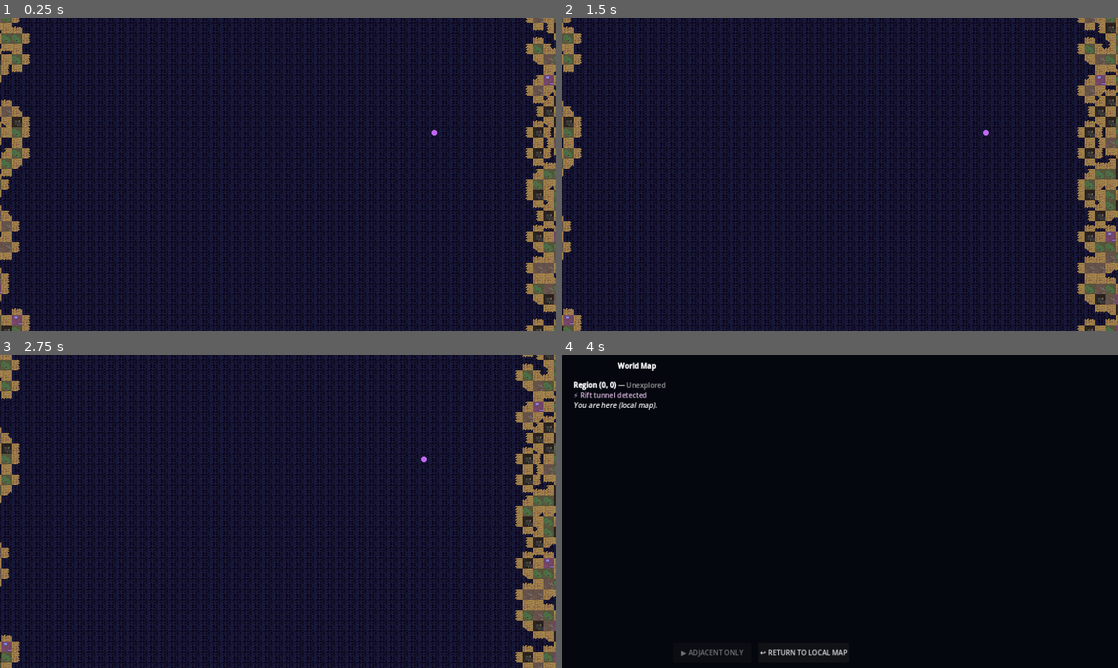
Above: before the commit, frames 1-4 (two rows, left to right).
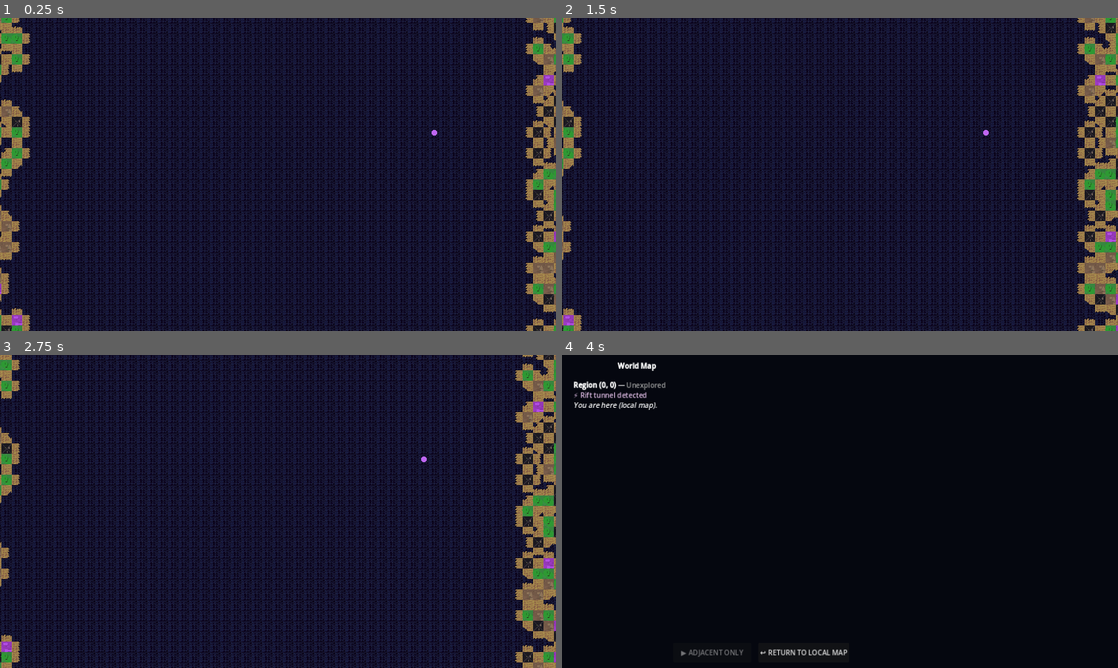
Above: after the commit, the same moments.

Repository: AhmiDarrow/FallenEarth
Game: Godot game, scene res://scenes/HubWorld.tscn
The game is run twice, just before and just after one commit, with the same random seed, the same clock (stepped at 60 frames per second) and the same inputs. This scene is started directly instead of the project's main scene.
Inputs (mouse positions are in pixels of both pictures, inside the frame that each line leads up to):
- Up to frame 1 (0.25 s): no input
- Up to frame 2 (1.5 s): tap Enter at 0.5 s; move the mouse to (962, 158) at 0.52 s; hold Right 0.53-1.25 s; tap M at 0.6 s; click (962, 158) at 0.67 s; tap Space at 0.77 s; click "↩ RETURN TO LOCAL MAP" at 1.25 s
- Up to frame 3 (2.75 s): tap Space at 2, 2.27 s; move the mouse to (166, 527) at 2.02 s; hold Down from 2.03 s (still down); tap Enter at 2.1 s
- Up to frame 4 (4 s): tap Enter at 2.75, 3.6 s; move the mouse to (895, 442) at 2.77 s; release Down at 2.78 s; hold Right 2.78-3.53 s; tap M at 2.85 s; tap Space at 3.5, 3.77 s; move the mouse to (812, 574) at 3.52 s; hold Up from 3.53 s (still down); click (812, 574) at 3.67 s

The runs differ from the first frame. In frame 1, 1.3% of the frame differs, in the area x 0-100%, y 0-100%; in frame 2, 1.7%; in frame 3, 1.7%; in frame 4, nothing differs.

Commit message:
fix: dramatic terrain colors + debug output for tile/mob rendering
- ProceduralTile: BLOCKED=dark black, DEBRIS=brown, VEGETATION=bright green, RIFT_SCAR=purple — impossible to miss
- ProceduralTile: bold X pattern on blocked, big green circles on vegetation
- LocalMapRenderer: debug output showing terrain byte counts per chunk and map_data size
- HubWorld: markers z_index=100, marker layer z_index=50

Diff:
--- a/scripts/LocalMapRenderer.gd
+++ b/scripts/LocalMapRenderer.gd
@@ -17,6 +17,10 @@
 
 func configure(map_data: Dictionary) -> void:
 	_map_data = map_data.duplicate(true)
+	var terrain: PackedByteArray = _map_data.get("terrain", PackedByteArray())
+	print("[LocalMapRenderer] configure: map size=%d, terrain bytes=%d" % [
+		_map_data.get("size", 0), terrain.size()
+	])
 	_clear_all_chunks()
 
 
@@ -81,11 +85,13 @@
 	var cells: Dictionary = {}
 	var start_x := cx * CHUNK_CELLS
 	var start_y := cy * CHUNK_CELLS
+	var terrain_counts := {0: 0, 1: 0, 2: 0, 3: 0, 4: 0}
 	for dy in CHUNK_CELLS:
 		for dx in CHUNK_CELLS:
 			var x := start_x + dx
 			var y := start_y + dy
 			var terrain: int = LocalMapGen.get_terrain(_map_data, x, y)
+			terrain_counts[terrain] = terrain_counts.get(terrain, 0) + 1
 			var local_key := LocalMapGen.local_key(x, y)
 
 			# Build tile data with correct biome + terrain type
@@ -119,6 +125,10 @@
 			cells[local_key] = pt
 
 	_loaded_chunks[ck] = {"root": chunk_root, "cells": cells}
+	print("[LocalMapRenderer] Chunk (%d,%d) terrain: ground=%d debris=%d veg=%d blocked=%d rift=%d" % [
+		cx, cy, terrain_counts.get(0, 0), terrain_counts.get(1, 0),
+		terrain_counts.get(2, 0), terrain_counts.get(3, 0), terrain_counts.get(4, 0)
+	])
 
 
 func _compute_wang_id(x: int, y: int, terrain: int) -> int:
--- a/scripts/procedural/ProceduralTile.gd
+++ b/scripts/procedural/ProceduralTile.gd
@@ -122,13 +122,13 @@
 	var base: Color = _get_biome_base_color()
 	match terrain_type:
 		LocalMapGen.TERRAIN_BLOCKED:
-			return base.darkened(0.4).lerp(COLORS["shadow"], 0.5)
+			return Color(0.12, 0.11, 0.14)
 		LocalMapGen.TERRAIN_DEBRIS:
-			return base.lerp(COLORS["stone"], 0.3)
+			return Color(0.45, 0.35, 0.28)
 		LocalMapGen.TERRAIN_VEGETATION:
-			return base.lerp(COLORS["leaf"], 0.35)
+			return Color(0.22, 0.52, 0.25)
 		LocalMapGen.TERRAIN_RIFT_SCAR:
-			return base.lerp(COLORS["rune"], 0.25)
+			return Color(0.58, 0.22, 0.72)
 		_:
 			return base
 
@@ -191,59 +191,48 @@
 func _draw_terrain_features() -> void:
 	var rng := RandomNumberGenerator.new()
 	rng.seed = biome.hash() + terrain_type + int(size.x * 7.0)
-	var base_color := _get_terrain_color()
 
 	match terrain_type:
 		LocalMapGen.TERRAIN_BLOCKED:
-			# Dense rock/wall — draw large blocking shapes
-			var count := rng.randi_range(2, 5)
+			# Full dark fill with X pattern
+			draw_rect(Rect2(Vector2(0, 0), size), Color(0.1, 0.09, 0.12, 0.6))
+			draw_line(Vector2(0, 0), size, Color(0.2, 0.18, 0.22), 2.0)
+			draw_line(Vector2(size.x, 0), Vector2(0, size.y), Color(0.2, 0.18, 0.22), 2.0)
+
+		LocalMapGen.TERRAIN_DEBRIS:
+			# Bold rubble chunks
+			var count := rng.randi_range(4, 8)
 			for i in range(count):
-				var rx := rng.randf_range(0.0, size.x * 0.8)
-				var ry := rng.randf_range(0.0, size.y * 0.8)
-				var rw := rng.randf_range(8.0, size.x * 0.6)
-				var rh := rng.randf_range(8.0, size.y * 0.6)
-				draw_rect(Rect2(Vector2(rx, ry), Vector2(rw, rh)), COLORS["shadow"].lerp(COLORS["stone"], 0.3))
-			# Cross-hatch pattern for impassable
-			for i in range(4):
-				var lx := rng.randf_range(2.0, size.x - 2.0)
-				draw_line(Vector2(lx, 0), Vector2(lx, size.y), COLORS["shadow"].lerp(COLORS["stone"], 0.2), 1.0)
-
-		LocalMapGen.TERRAIN_DEBRIS:
-			# Scattered rubble
-			var count := rng.randi_range(3, 7)
+				var rx := rng.randf_range(1.0, size.x - 4.0)
+				var ry := rng.randf_range(1.0, size.y - 4.0)
+				var rw := rng.randf_range(3.0, 7.0)
+				var rh := rng.randf_range(3.0, 6.0)
+				draw_rect(Rect2(Vector2(rx, ry), Vector2(rw, rh)), Color(0.55, 0.45, 0.35))
+
+		LocalMapGen.TERRAIN_VEGETATION:
+			# Big green circles + stems
+			var count := rng.randi_range(3, 6)
 			for i in range(count):
-				var rx := rng.randf_range(2.0, size.x - 4.0)
-				var ry := rng.randf_range(2.0, size.y - 4.0)
-				var rw := rng.randf_range(2.0, 5.0)
-				var rh := rng.randf_range(2.0, 4.0)
-				draw_rect(Rect2(Vector2(rx, ry), Vector2(rw, rh)), COLORS["stone"].lerp(base_color, 0.4))
-
-		LocalMapGen.TERRAIN_VEGETATION:
-			# Green clumps / foliage
-			var count := rng.randi_range(2, 6)
+				var vx := rng.randf_range(4.0, size.x - 5.0)
+				var vy := rng.randf_range(4.0, size.y - 5.0)
+				var vr := rng.randf_range(4.0, 8.0)
+				draw_circle(Vector2(vx, vy), vr, Color(0.18, 0.6, 0.2))
+			for i in range(3):
+				var sx := rng.randf_range(5.0, size.x - 5.0)
+				var sy := rng.randf_range(5.0, size.y - 5.0)
+				draw_line(Vector2(sx, sy), Vector2(sx, sy - 6.0), Color(0.15, 0.45, 0.15), 2.0)
+
+		LocalMapGen.TERRAIN_RIFT_SCAR:
+			# Bright purple cracks
+			var count := rng.randi_range(3, 5)
 			for i in range(count):
-				var vx := rng.randf_range(3.0, size.x - 5.0)
-				var vy := rng.randf_range(3.0, size.y - 5.0)
-				var vr := rng.randf_range(3.0, 6.0)
-				draw_circle(Vector2(vx, vy), vr, COLORS["leaf"].lerp(base_color, 0.3))
-			# Small stem lines
-			for i in range(2):
-				var sx := rng.randf_range(4.0, size.x - 4.0)
-				var sy := rng.randf_range(4.0, size.y - 4.0)
-				draw_line(Vector2(sx, sy), Vector2(sx, sy - 4.0), COLORS["leaf"].darkened(0.2), 1.0)
-
-		LocalMapGen.TERRAIN_RIFT_SCAR:
-			# Purple/violet cracks
-			var count := rng.randi_range(2, 4)
-			for i in range(count):
-				var cx := rng.randf_range(size.x * 0.1, size.x * 0.8)
-				var cy := rng.randf_range(size.y * 0.1, size.y * 0.8)
-				var cw := rng.randf_range(4.0, 10.0)
-				var ch := rng.randf_range(2.0, 6.0)
-				draw_rect(Rect2(Vector2(cx, cy), Vector2(cw, ch)), COLORS["rune"].lerp(COLORS["toxic"], 0.3))
+				var cx := rng.randf_range(size.x * 0.05, size.x * 0.85)
+				var cy := rng.randf_range(size.y * 0.05, size.y * 0.85)
+				var cw := rng.randf_range(6.0, 14.0)
+				var ch := rng.randf_range(3.0, 8.0)
+				draw_rect(Rect2(Vector2(cx, cy), Vector2(cw, ch)), Color(0.7, 0.3, 0.9))
 
 		_:
-			# Ground — no extra features
 			pass
 
 func _draw_biome_patterns() -> void:
